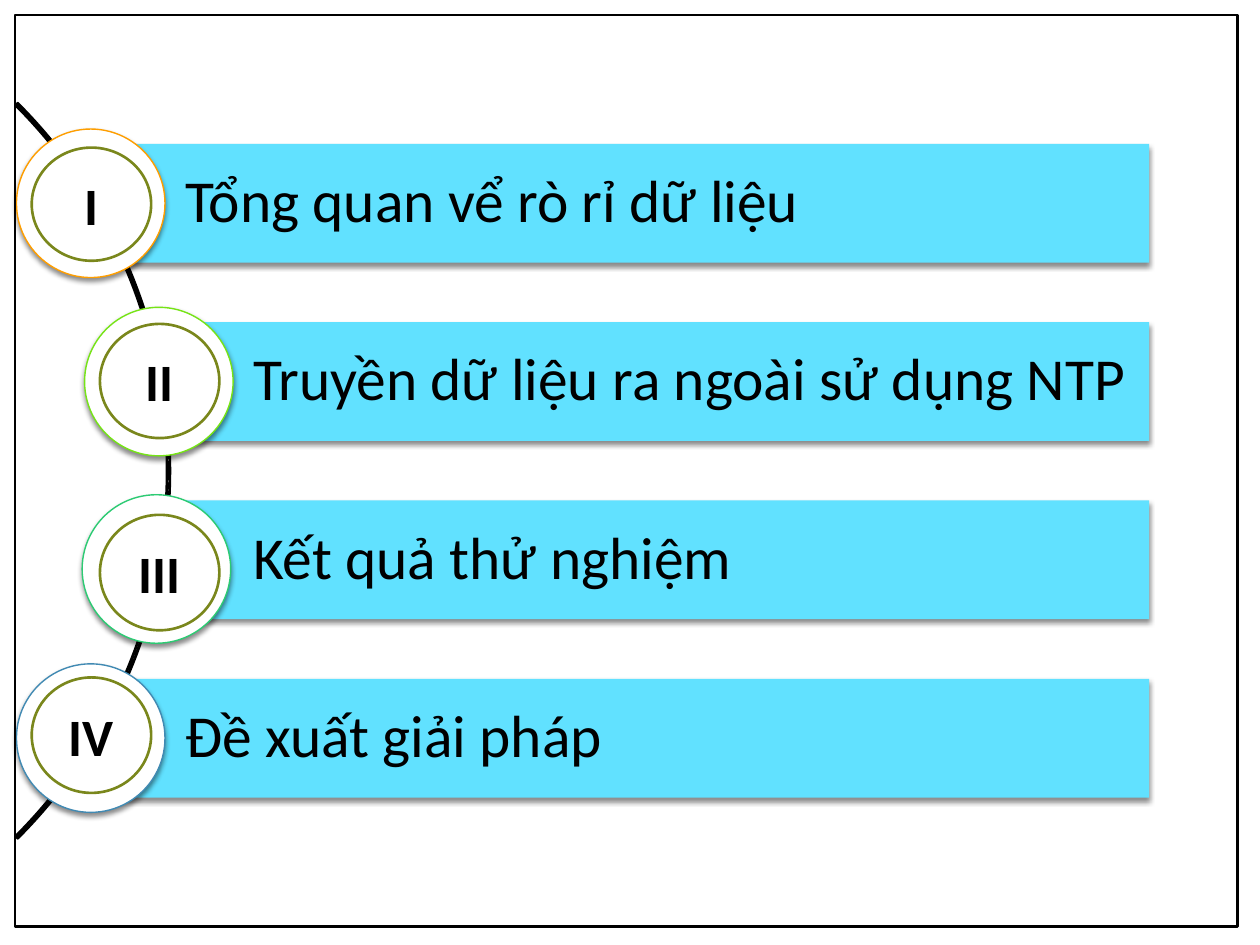
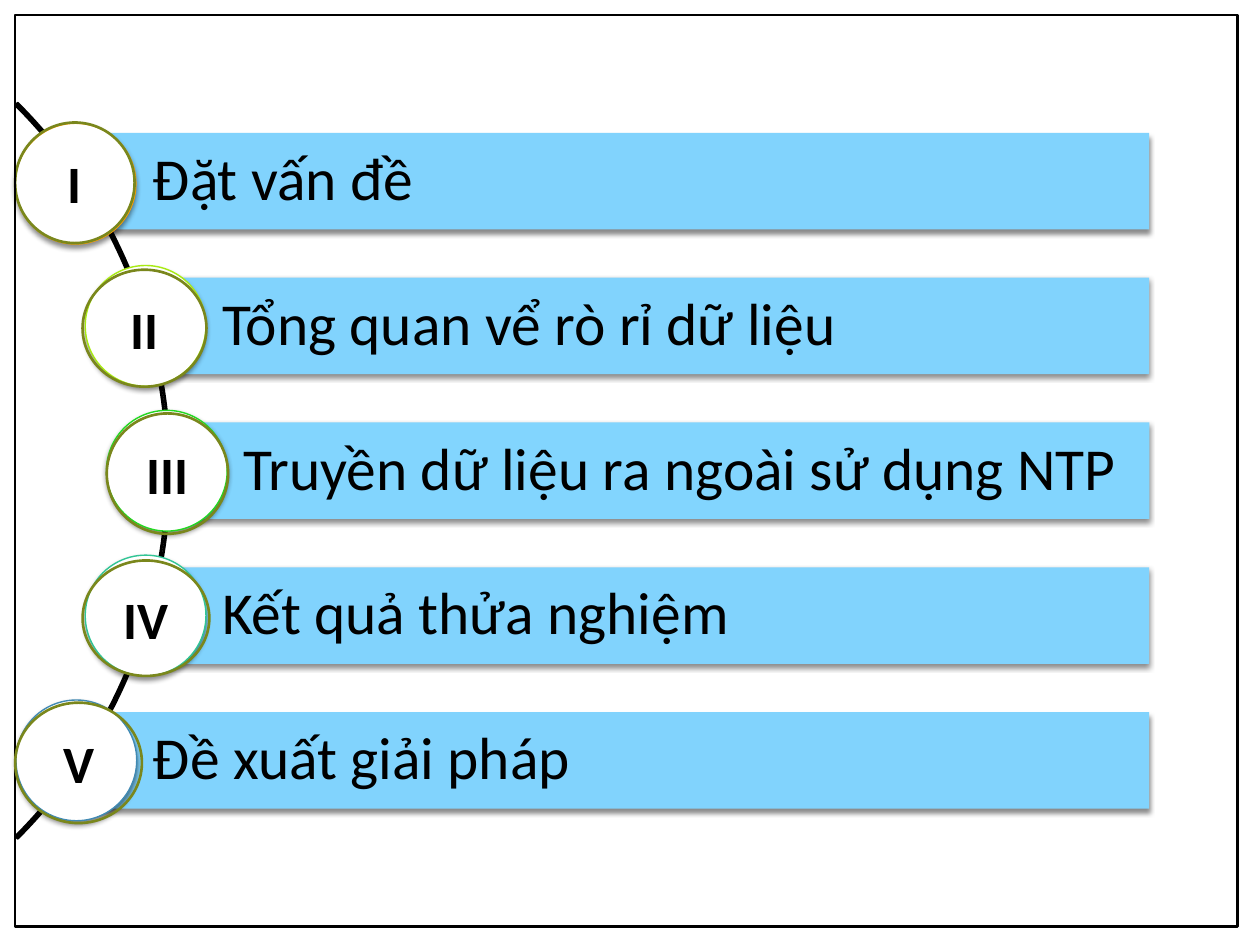
Before and after one commit to apkadmin/doan, a slide deck: slide 2 of Kỹ-thuật-khai-thác-giao-thức-Network-Time.pptx (slide 4 before the commit). Drawn at 1260x945 pixels with LibreOffice and Linux fonts; fonts in the diff are those of the drawing; background and template pictures are left out. Boxes give left, top, right and bottom in pixels: in the first picture for what was removed or moved away, otherwise in the second. Text is boxed around its words. In the diff, an @@ line names an element or a change of style, - is before the commit and + after.

```diff
--- a/Kỹ-thuật-khai-thác-giao-thức-Network-Time.pptx
+++ b/Kỹ-thuật-khai-thác-giao-thức-Network-Time.pptx
@@ ellipse "I": place and size @@
-ellipse "I" at bbox=[32, 147, 151, 261]
+ellipse "I" at bbox=[15, 122, 135, 243]
@@ ellipse: place and size @@
-ellipse at bbox=[16, 129, 165, 277]
+ellipse at bbox=[15, 123, 136, 244]
@@ rectangle: place and size @@
-rectangle at bbox=[91, 144, 1149, 262]
+rectangle at bbox=[77, 132, 1149, 229]
@@ text added at bbox=[153, 155, 412, 210], 34 pt, text #000000 @@
+Đặt vấn đề
@@ ellipse: place and size @@
-ellipse at bbox=[84, 307, 233, 456]
+ellipse at bbox=[86, 266, 207, 387]
@@ ellipse at bbox=[86, 266, 207, 387]: outline #76E416 0.79 pt to #A8EB11 0.79 pt @@
@@ ellipse "II": place and size @@
-ellipse "II" at bbox=[100, 324, 219, 438]
+ellipse "II" at bbox=[83, 270, 207, 387]
@@ text "Tổng quan vể rò rỉ ...": place and size @@
-text "Tổng quan vể rò rỉ ..." at bbox=[185, 176, 798, 233]
+text "Tổng quan vể rò rỉ ..." at bbox=[222, 299, 835, 356]
@@ rectangle: place and size @@
-rectangle at bbox=[159, 323, 1149, 441]
+rectangle at bbox=[146, 277, 1150, 374]
@@ ellipse "III": place and size @@
-ellipse "III" at bbox=[100, 515, 219, 631]
+ellipse "III" at bbox=[107, 413, 228, 534]
@@ ellipse added at bbox=[107, 411, 228, 532], fill #FFFFFF, outline #23D821 0.79 pt @@
@@ text "Truyền dữ liệu ra ngoài ...": place and size @@
-text "Truyền dữ liệu ra ngoài ..." at bbox=[253, 355, 1125, 411]
+text "Truyền dữ liệu ra ngoài ..." at bbox=[244, 445, 1115, 501]
@@ rectangle added at bbox=[166, 422, 1149, 519], fill #82D5FE @@
@@ ellipse "IV": place and size @@
-ellipse "IV" at bbox=[32, 678, 151, 794]
+ellipse "IV" at bbox=[83, 561, 210, 677]
@@ ellipse: place and size @@
-ellipse at bbox=[82, 495, 231, 644]
+ellipse at bbox=[86, 556, 207, 677]
@@ ellipse at bbox=[86, 556, 207, 677]: outline #2CCB73 0.79 pt to #31C595 0.79 pt @@
@@ fill #61E1FF to #81D3FD in 4 elements at bbox=[77, 132, 1149, 229], bbox=[77, 712, 1149, 809], bbox=[146, 277, 1150, 374], bbox=[146, 567, 1150, 664] @@
@@ rectangle: place and size @@
-rectangle at bbox=[159, 500, 1149, 619]
+rectangle at bbox=[146, 567, 1150, 664]
@@ text at bbox=[222, 589, 729, 645]: text changed @@
-Kết quả thử nghiệm
+Kết quả thửa nghiệm
@@ ellipse added at bbox=[15, 703, 142, 824], outline #7B871D 1.5 pt, 30 pt, text #000000, bold @@
+V
@@ ellipse: place and size @@
-ellipse at bbox=[16, 664, 165, 813]
+ellipse at bbox=[16, 701, 137, 822]
@@ text "Đề xuất giải pháp": place and size @@
-text "Đề xuất giải pháp" at bbox=[185, 712, 602, 768]
+text "Đề xuất giải pháp" at bbox=[153, 734, 570, 790]
@@ rectangle: place and size @@
-rectangle at bbox=[91, 679, 1149, 798]
+rectangle at bbox=[77, 712, 1149, 809]
```
Also in this commit, not shown: 5 other slides changed, 2 other files.
